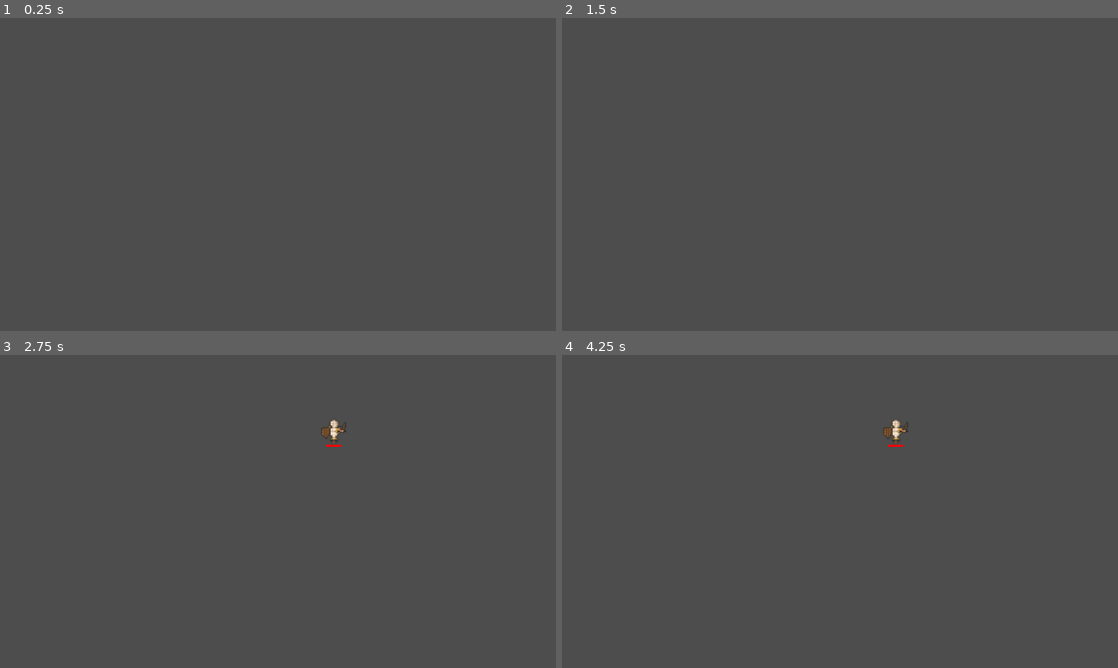
Above: before the commit, frames 1-4 (two rows, left to right).
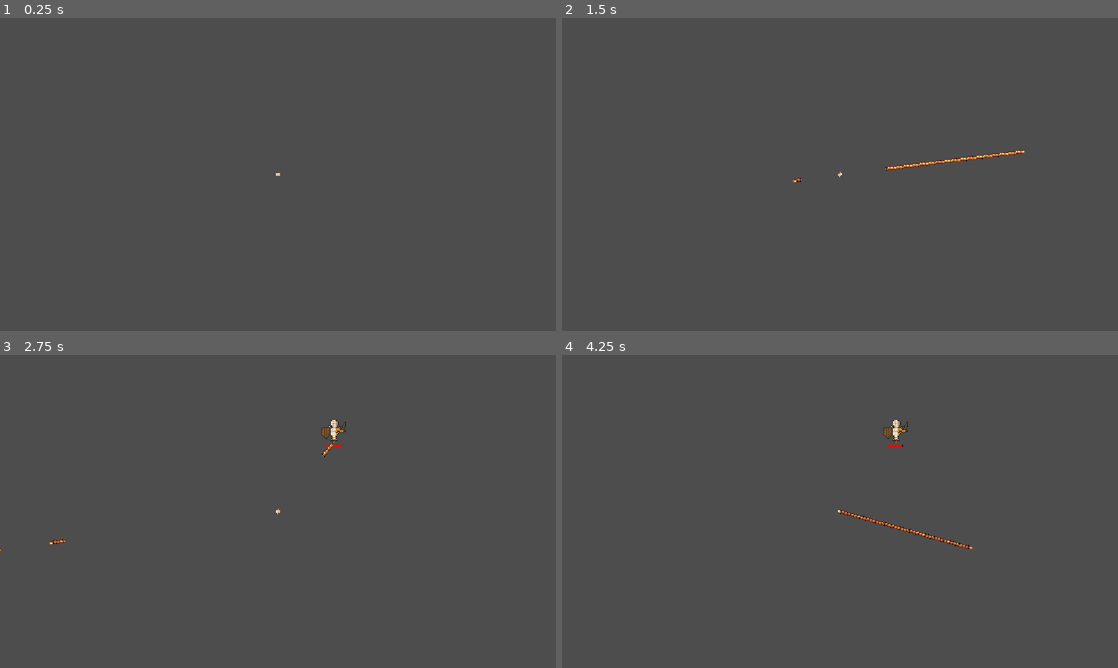
Above: after the commit, the same moments.

Repository: afonsohj1812/Godot-Weapons
Game: Godot game, scene res://Game/Game.tscn
Two runs of this game, one before a commit and one after it. Both use one fixed random seed, a clock stepped at 60 frames per second and the inputs below.
Inputs (mouse positions are in pixels of both pictures, inside the frame that each line leads up to):
- Up to frame 1 (0.25 s): no input
- Up to frame 2 (1.5 s): tap Enter at 0.5 s; move the mouse to (962, 158) at 0.52 s; press the mouse at (962, 158) at 0.53 s; move the mouse to (728, 190) at 1.27 s; release the mouse at (728, 190) at 1.28 s; tap M (Move Dummies) at 1.35 s
- Up to frame 3 (2.75 s): click (166, 527) at 1.55 s; move the mouse to (333, 442) at 2.02 s; hold Right mouse button (Spawn) from 2.03 s (still down); click (333, 442) at 2.3 s
- Up to frame 4 (4.25 s): move the mouse to (812, 574) at 2.77 s; release Right mouse button (Spawn) at 2.78 s; click (812, 574) at 2.85 s; tap Space at 3.5 s; move the mouse to (1006, 558) at 3.52 s; press the mouse at (1006, 558) at 3.53 s

The runs differ from the first frame. In frame 1, less than 0.1% of the frame differs, in the area x 49-51%, y 49-51%; in frame 2, 0.3%; in frame 3, 0.1%; in frame 4, 0.4%, in the area x 49-74%, y 20-63%.

Commit message:
Spawn Bullets

Diff:
--- a/Game/Game.gd
+++ b/Game/Game.gd
@@ -3,6 +3,8 @@
 
 @export var attack: Attack
 @export var dummy: PackedScene
+@export var bullet: PackedScene
+@export var pivot: Sprite2D
 
 
 func _input(event: InputEvent) -> void:
@@ -13,3 +15,13 @@
 		dummyScene.position = mousePos
 
 		add_child(dummyScene)
+
+
+func _process(_delta: float) -> void:
+	pivot.look_at(get_global_mouse_position())
+
+	if (Input.is_action_pressed("Fire")):
+		var bulletScene: Bullet = bullet.instantiate()
+		bulletScene.look_at(get_global_mouse_position())
+
+		add_child(bulletScene)
--- a/Game/Game.tscn
+++ b/Game/Game.tscn
@@ -3,16 +3,23 @@
 [ext_resource type="Script" uid="uid://bfx2t6tftbred" path="res://Game/Game.gd" id="1_hqwdr"]
 [ext_resource type="Script" uid="uid://i1kixkxnc6ef" path="res://Game/Entities/Attack.gd" id="2_fuqhk"]
 [ext_resource type="PackedScene" uid="uid://bvxwktkbkbwog" path="res://Game/Entities/Dummy/Dummy.tscn" id="2_vrr3t"]
+[ext_resource type="PackedScene" uid="uid://cwn4pwerf51vp" path="res://Game/Weapons/Bullets/Bullet.tscn" id="4_37esa"]
+[ext_resource type="Texture2D" uid="uid://dy4y3bom5a7od" path="res://Game/Entities/Pivot.png" id="5_jxerj"]
 
 [sub_resource type="Resource" id="Resource_18b8n"]
 script = ExtResource("2_fuqhk")
 metadata/_custom_type_script = "uid://i1kixkxnc6ef"
 
-[node name="Game" type="Node2D" unique_id=441822849]
+[node name="Game" type="Node2D" unique_id=441822849 node_paths=PackedStringArray("pivot")]
 y_sort_enabled = true
 script = ExtResource("1_hqwdr")
 attack = SubResource("Resource_18b8n")
 dummy = ExtResource("2_vrr3t")
+bullet = ExtResource("4_37esa")
+pivot = NodePath("Pivot")
 
 [node name="Camera" type="Camera2D" parent="." unique_id=892030078]
 zoom = Vector2(2, 2)
+
+[node name="Pivot" type="Sprite2D" parent="." unique_id=548648808]
+texture = ExtResource("5_jxerj")
--- /dev/null
+++ b/Game/Weapons/Bullets/Bullet.gd
@@ -0,0 +1,18 @@
+class_name Bullet extends Hitbox
+
+
+@export var speed: float = 200
+@export var hitbox: Hitbox
+
+
+func _ready() -> void:
+	area_entered.connect(_on_area_entered)
+
+
+func _physics_process(delta: float) -> void:
+	global_position += Vector2.RIGHT.rotated(rotation) * speed * delta
+
+
+func _on_area_entered(area: Area2D) -> void:
+	if (area is Hurtbox):
+		queue_free()
--- /dev/null
+++ b/Game/Weapons/Bullets/Bullet.tscn
@@ -0,0 +1,26 @@
+[gd_scene format=3 uid="uid://cwn4pwerf51vp"]
+
+[ext_resource type="Script" uid="uid://duw2t3i36gl22" path="res://Game/Weapons/Bullets/Bullet.gd" id="1_ds0gr"]
+[ext_resource type="Texture2D" uid="uid://bhpydwc040rd6" path="res://Game/Weapons/Bullets/PistolAmmoSmall.png" id="1_ia0cs"]
+[ext_resource type="Script" uid="uid://i1kixkxnc6ef" path="res://Game/Entities/Attack.gd" id="2_ds0gr"]
+
+[sub_resource type="Resource" id="Resource_ijymp"]
+script = ExtResource("2_ds0gr")
+metadata/_custom_type_script = "uid://i1kixkxnc6ef"
+
+[sub_resource type="RectangleShape2D" id="RectangleShape2D_2bvp2"]
+size = Vector2(6, 4)
+
+[node name="Bullet" type="Area2D" unique_id=2092698410]
+script = ExtResource("1_ds0gr")
+speed = 200.0
+attack = SubResource("Resource_ijymp")
+metadata/_custom_type_script = "uid://ws61fbrst6ha"
+
+[node name="Sprite" type="Sprite2D" parent="." unique_id=1335468829]
+texture = ExtResource("1_ia0cs")
+offset = Vector2(3, 0)
+
+[node name="Collision" type="CollisionShape2D" parent="." unique_id=1913792498]
+position = Vector2(3, 0)
+shape = SubResource("RectangleShape2D_2bvp2")
--- a/project.godot
+++ b/project.godot
@@ -13,9 +13,11 @@
 config/name="Weapons"
 run/main_scene="uid://77hsqats0ai"
 config/features=PackedStringArray("4.7", "Forward Plus")
+config/icon="uid://bkxaiuf6bwl10"
 
 [display]
 
+window/size/resizable=false
 window/stretch/mode="canvas_items"
 window/stretch/aspect="expand"
 
@@ -24,6 +26,11 @@
 Spawn={
 "deadzone": 0.2,
 "events": [Object(InputEventMouseButton,"resource_local_to_scene":false,"resource_name":"","device":-1,"window_id":0,"a …(253 unchanged characters)…
+]
+}
+Fire={
+"deadzone": 0.2,
+"events": [Object(InputEventMouseButton,"resource_local_to_scene":false,"resource_name":"","device":-1,"window_id":0,"alt_pressed":false,"shift_pressed":false,"ctrl_pressed":false,"meta_pressed":false,"button_mask":0,"position":Vector2(0, 0),"global_position":Vector2(0, 0),"factor":1.0,"button_index":1,"canceled":false,"pressed":false,"double_click":false,"script":null)
 ]
 }
 "Move Dummies"={
@@ -38,4 +45,5 @@
 
 [rendering]
 
+textures/canvas_textures/default_texture_filter=0
 rendering_device/driver.windows="d3d12"
Binary file added: Game/Entities/Pivot.png
Not shown, added: Game/Entities/Pivot.png.import
Not shown, added: Game/Weapons/Bullets/Bullet.gd.uid
Binary file added: Game/Weapons/Bullets/PistolAmmoBig.png
Not shown, added: Game/Weapons/Bullets/PistolAmmoBig.png.import
Binary file added: Game/Weapons/Bullets/PistolAmmoSmall.png
Not shown, added: Game/Weapons/Bullets/PistolAmmoSmall.png.import
Binary file added: Game/Weapons/Bullets/RifleAmmoBig.png
Not shown, added: Game/Weapons/Bullets/RifleAmmoBig.png.import
Binary file added: Game/Weapons/Bullets/RifleAmmoSmall.png
Not shown, added: Game/Weapons/Bullets/RifleAmmoSmall.png.import
Binary file added: Game/Weapons/Bullets/ShotgunShellBig.png
(and 21 more such lines)
